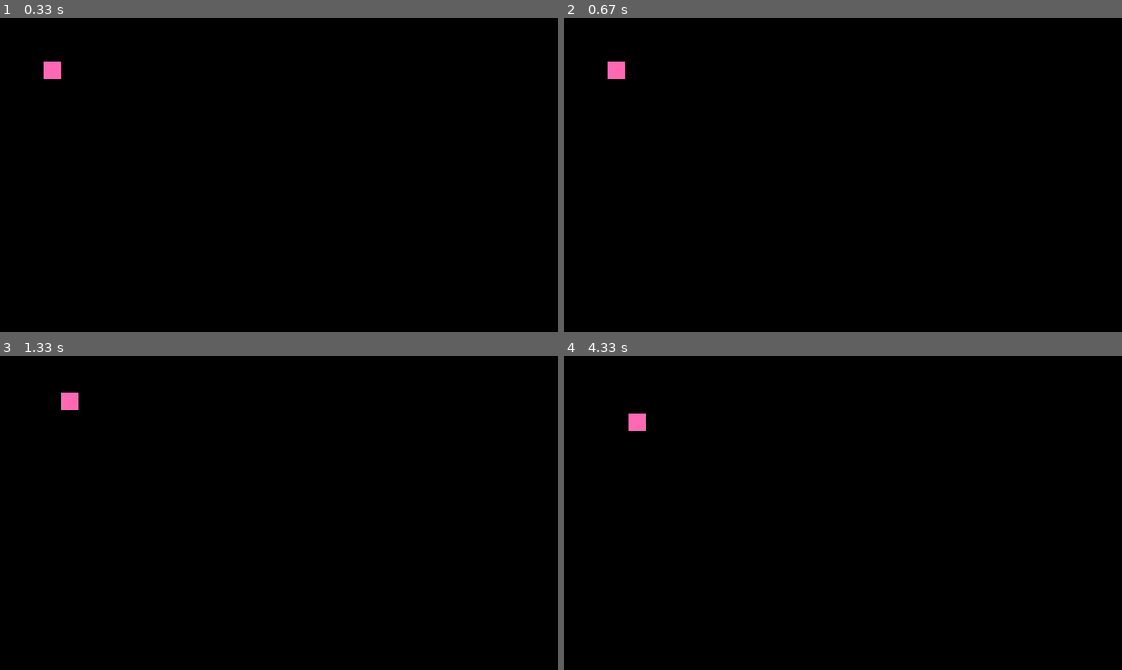
Above: before the commit, frames 1-4 (two rows, left to right).
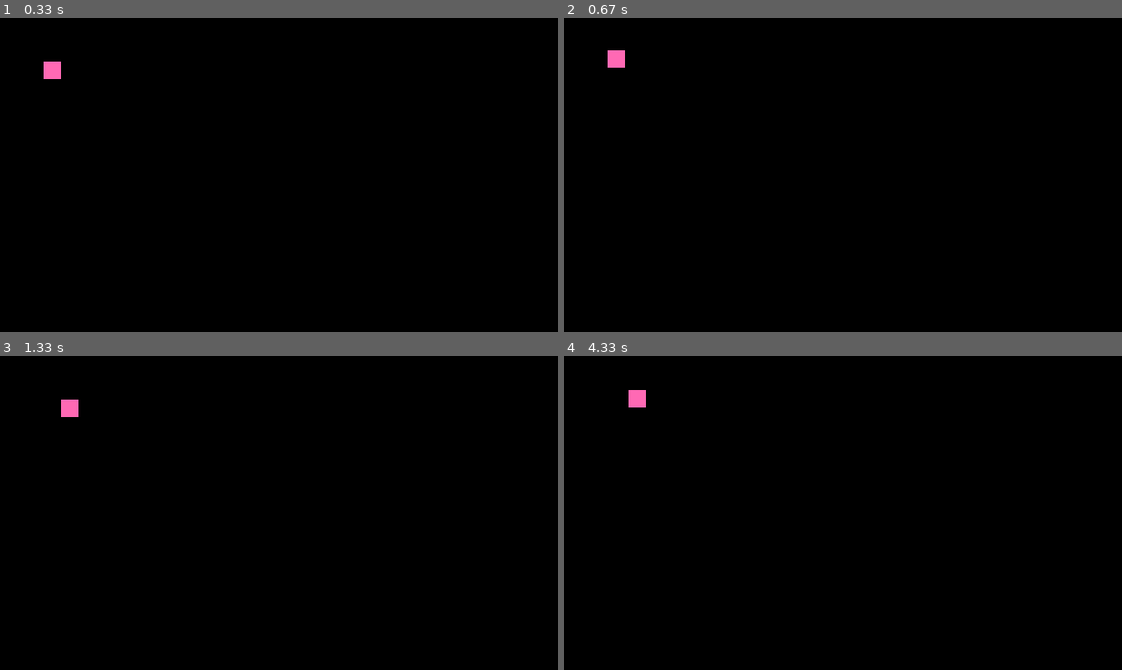
Above: after the commit, the same moments.

Repository: mkennely/learning_pygame
Game: pygame game, started from first_game.py
Two runs of this game, one before a commit and one after it. Both use one fixed random seed, a clock stepped at 60 frames per second and the inputs below.
Inputs:
- Up to frame 1 (0.33 s): no input
- Up to frame 2 (0.67 s): tap Space at 0.33 s
- Up to frame 3 (1.33 s): hold Right 0.67-1.13 s; tap Space at 0.73, 1.23 s; hold Up from 1.17 s (still down)
- Up to frame 4 (4.33 s): release Up at 1.47 s; hold Right 1.5-1.97 s; tap Space at 1.57, 2.07, 2.37, 2.63, 2.97, 3.4, 3.7, 4.07 s; hold Left 2-2.53 s; hold Down 2.57-2.87 s; hold Left 2.9-3.3 s; hold Right 3.33-3.97 s; hold Down from 4 s (still down)

Frame 1 is identical in both runs. In frame 2, 0.2% of the frame differs, in the area x 7-11%, y 10-20%; in frame 3, 0.1%; in frame 4, 0.3%, in the area x 11-15%, y 10-24%.

Commit message:
Allow character model to jump

Diff:
--- a/first_game.py
+++ b/first_game.py
@@ -30,6 +30,9 @@
 pg.display.set_caption(window_title)
 screen_fill = (0, 0, 0)
 
+in_jump = False
+jump_iter = speed
+
 while window_alive:
     # using delay in place of a clock
     # 1/10 of a second
@@ -50,11 +53,22 @@
     if key_inputs[pg.K_RIGHT] and character_dimensions[0] < window_width - character_dimensions[2] - speed:
         character_dimensions[0] += speed
 
-    if key_inputs[pg.K_UP] and character_dimensions[1] > speed:
-        character_dimensions[1] -= speed
+    if not in_jump:
+        if key_inputs[pg.K_UP] and character_dimensions[1] > speed:
+            character_dimensions[1] -= speed
 
-    if key_inputs[pg.K_DOWN] and character_dimensions[1] < window_height - character_dimensions[3] - speed:
-        character_dimensions[1] += speed
+        if key_inputs[pg.K_DOWN] and character_dimensions[1] < window_height - character_dimensions[3] - speed:
+            character_dimensions[1] += speed
+
+        if key_inputs[pg.K_SPACE]:
+            in_jump = True
+    else:
+        if jump_iter >= speed * -1:
+            character_dimensions[1] -= (jump_iter * abs(jump_iter)) / 2
+            jump_iter -= 1
+        else:
+            jump_iter = speed
+            in_jump = False
 
     game_window.fill(screen_fill)
     pg.draw.rect(game_window, character_colour, character_dimensions)
